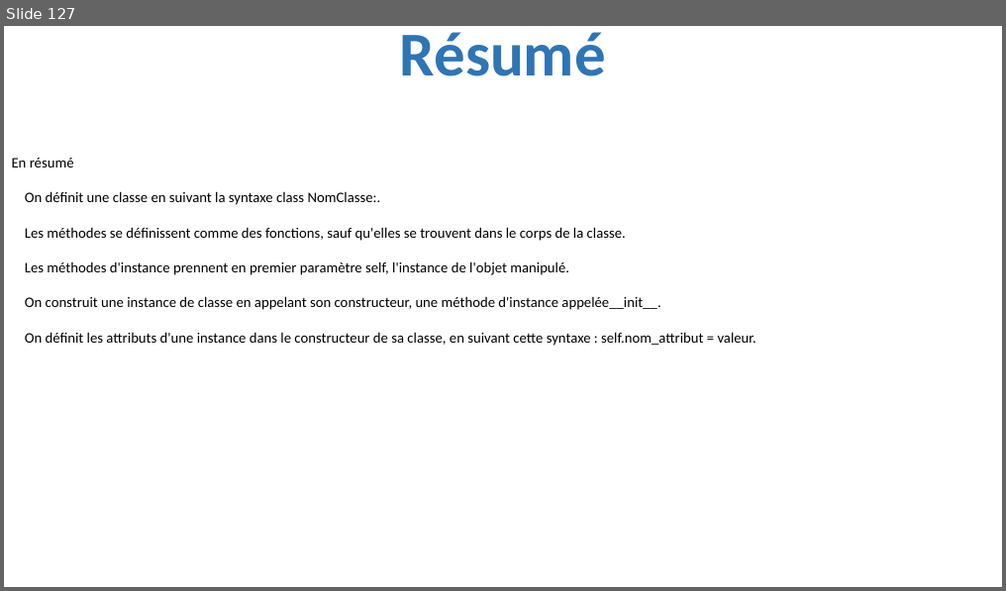
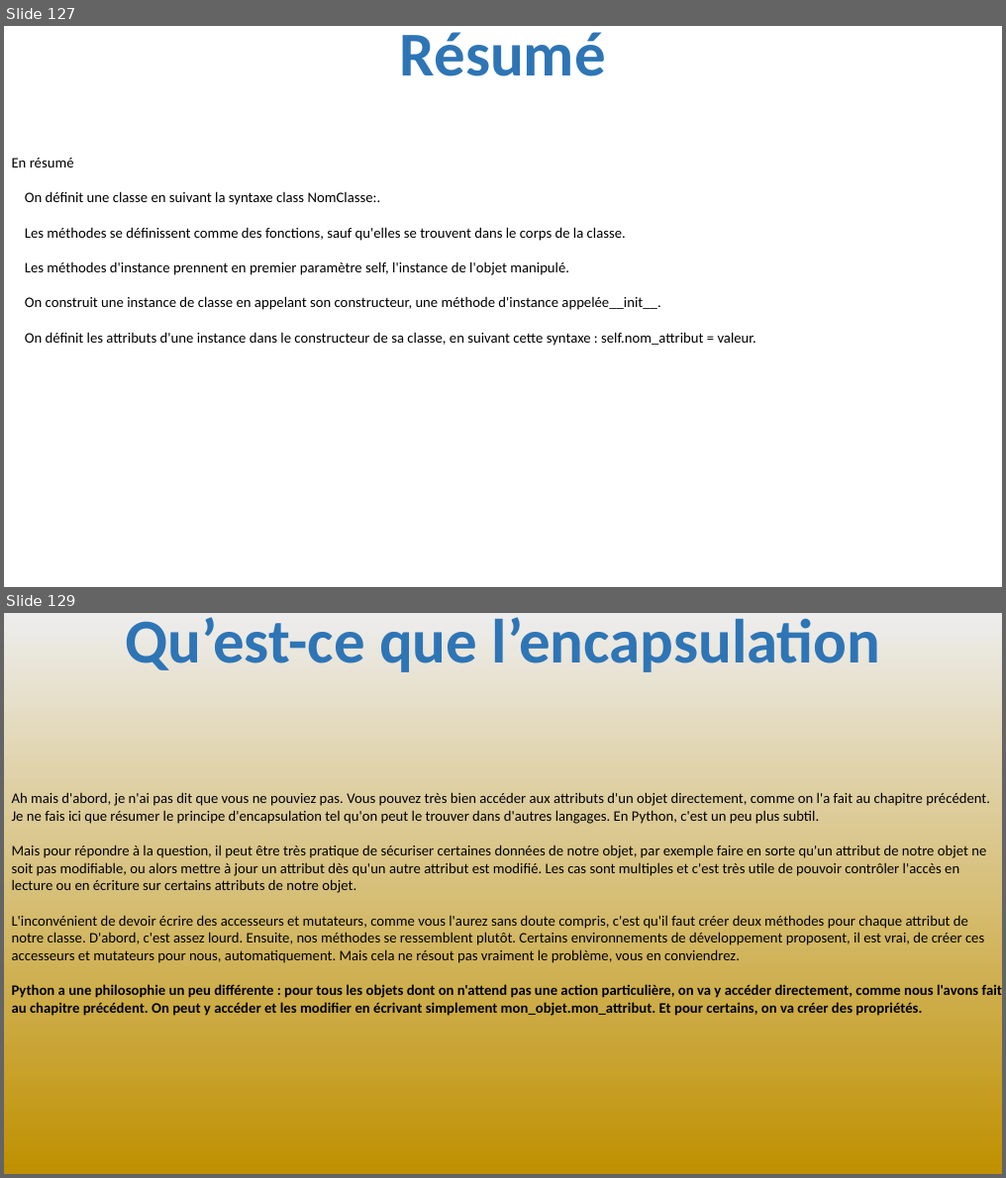
Before and after one commit to julienPalleau/PythonDoc, a slide deck: Python-resume.pptx. Shown one above the other, each under a label of ours: slide 127 before the commit, slides 127 and 129 after it; the slides between them are not shown. The pictures are 1006x591 and 1006x1178 pixels, drawn with LibreOffice and Linux fonts; fonts in the diff are those of the drawing. Boxes give left, top, right and bottom in pixels: in the first picture for what was removed or moved away, otherwise in the second. Text is boxed around its words. In the diff, an @@ line names an element or a change of style, - is before the commit and + after.

Commit message:
chapitre sur les proprietes

```diff
--- a/Python-resume.pptx
+++ b/Python-resume.pptx
@@ slide 129 added at [4, 613, 1002, 1174], background gradient #EDEDED to #BF9000 @@
@@ title added at [125, 617, 881, 672], 60 pt, text #2E75B6, bold @@
+Qu’est-ce que l’encapsulation
@@ text added at [12, 792, 1002, 1016], 14 pt, text #000000 @@
+Ah mais d'abord, je n'ai pas dit que vous ne pouviez pas. Vous pouvez très bien accéder aux attributs d'un objet directement, comme on l'a fait au chapitre précédent.
+Je ne fais ici que résumer le principe d'encapsulation tel qu'on peut le trouver dans d'autres langages. En Python, c'est un peu plus subtil.
+Mais pour répondre à la question, il peut être très pratique de sécuriser certaines données de notre objet, par exemple faire en sorte qu'un attribut de notre objet ne
+soit pas modifiable, ou alors mettre à jour un attribut dès qu'un autre attribut est modifié. Les cas sont multiples et c'est très utile de pouvoir contrôler l'accès en
+lecture ou en écriture sur certains attributs de notre objet.
+L'inconvénient de devoir écrire des accesseurs et mutateurs, comme vous l'aurez sans doute compris, c'est qu'il faut créer deux méthodes pour chaque attribut de
+notre classe. D'abord, c'est assez lourd. Ensuite, nos méthodes se ressemblent plutôt. Certains environnements de développement proposent, il est vrai, de créer ces
+accesseurs et mutateurs pour nous, automatiquement. Mais cela ne résout pas vraiment le problème, vous en conviendrez.
+Python a une philosophie un peu différente : pour tous les objets dont on n'attend pas une action particulière, on va y accéder directement, comme nous l'avons fait
+au chapitre précédent. On peut y accéder et les modifier en écrivant simplement mon_objet.mon_attribut. Et pour certains, on va créer des propriétés.
```
Also in this commit, not shown: 7 other slides added.
